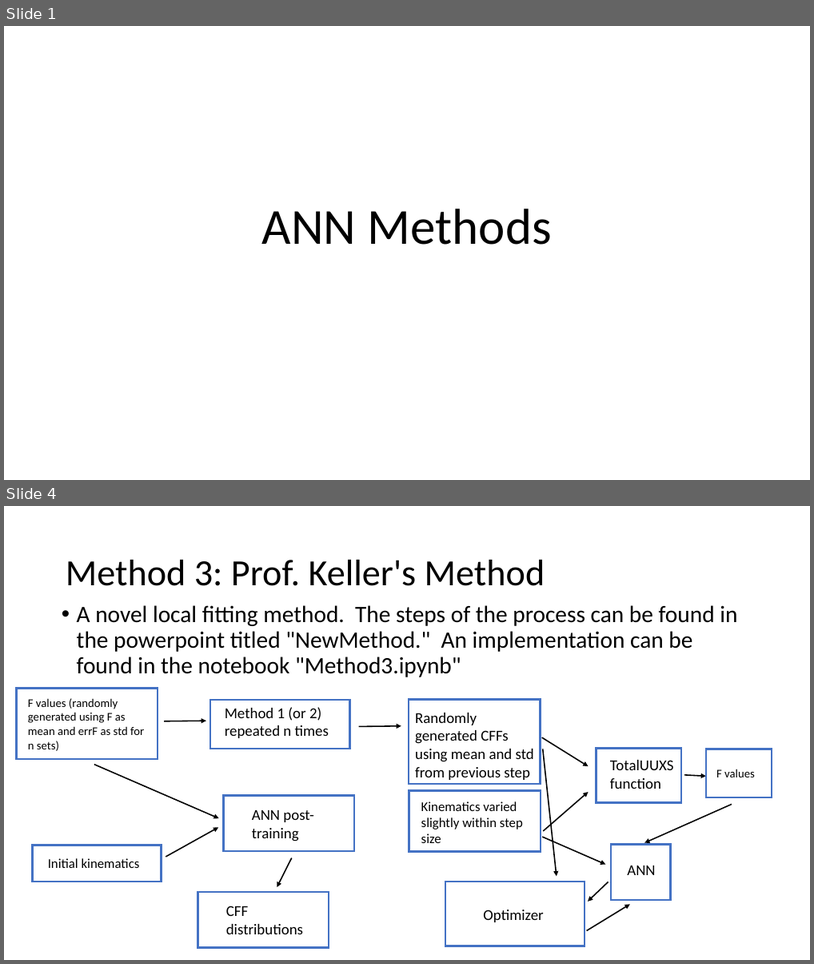
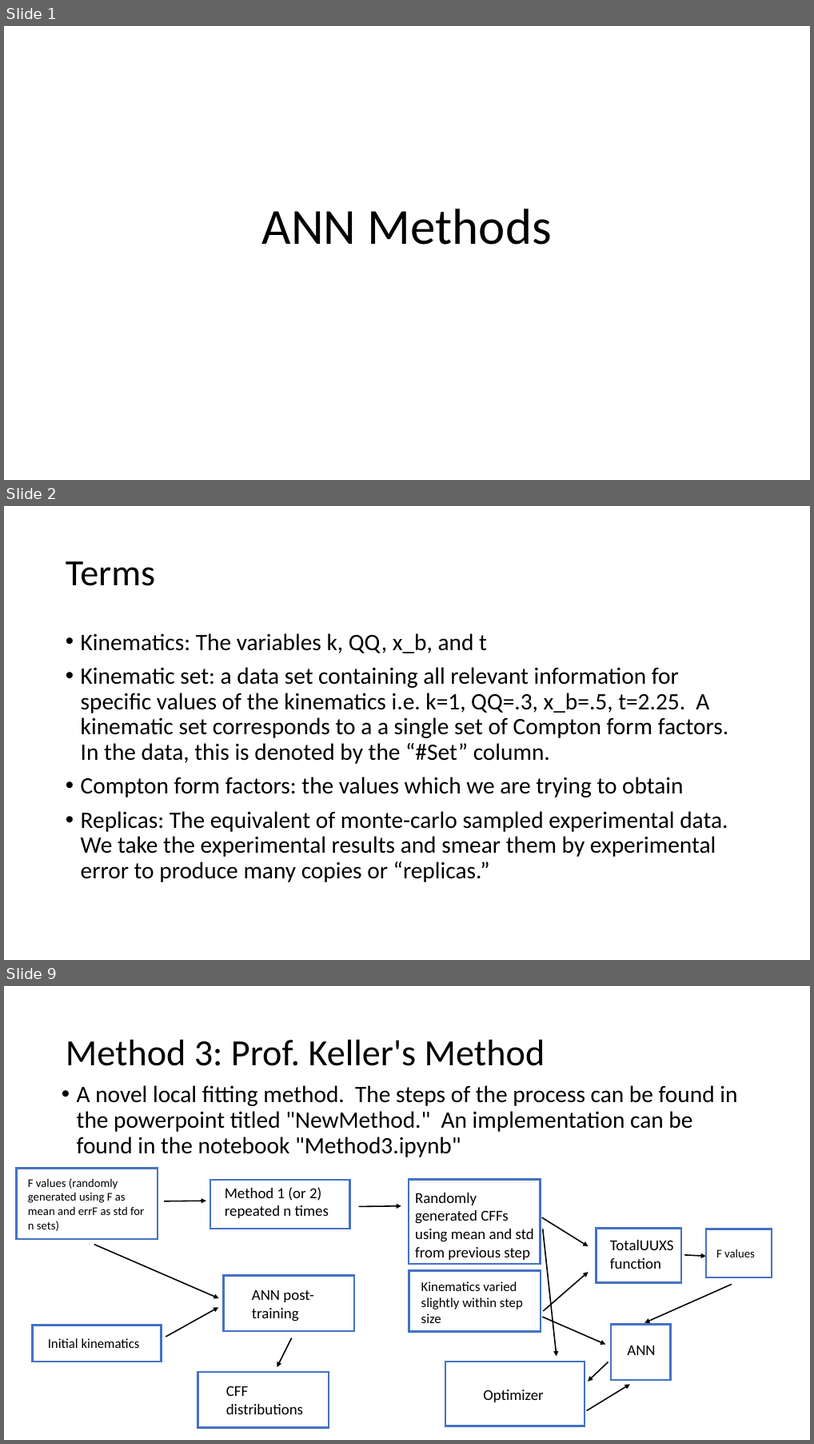
Before and after one commit to extraction-tools/ANN, a slide deck: Nick/ANNMethods.pptx. Shown one above the other, each under a label of ours: slides 1 and 4 before the commit, slides 1, 2 and 9 after it; the slides between them are not shown. The pictures are 814x964 and 814x1444 pixels, drawn with LibreOffice and Linux fonts; fonts in the diff are those of the drawing. Boxes give left, top, right and bottom in pixels: in the first picture for what was removed or moved away, otherwise in the second. Text is boxed around its words. In the diff, an @@ line names an element or a change of style, - is before the commit and + after.

```diff
--- a/Nick/ANNMethods.pptx
+++ b/Nick/ANNMethods.pptx
@@ slide 2 added at (x1=4, y1=506, x2=810, y2=960), background #FFFFFF @@
@@ title added at (x1=66, y1=561, x2=155, y2=586), 44 pt, text #000000 @@
+Terms
@@ text added at (x1=81, y1=633, x2=730, y2=882), 28 pt, text #000000 @@
+• Kinematics: The variables k, QQ, x_b, and t
+• Kinematic set: a data set containing all relevant information for specific values of the kinematics i.e. k=1, QQ=.3, x_b=.5, t=2.25. A kinematic set corresponds to a a single set of Compton form factors. In the data, this is denoted by the “#Set” column.
+• Compton form factors: the values which we are trying to obtain
+• Replicas: The equivalent of monte-carlo sampled experimental data. We take the experimental results and smear them by experimental error to produce many copies or “replicas.”
@@ what was slide 4 is now slide 9 @@
```
Also in this commit, not shown: 1 slide changed, 4 other slides added, 7 other files.
